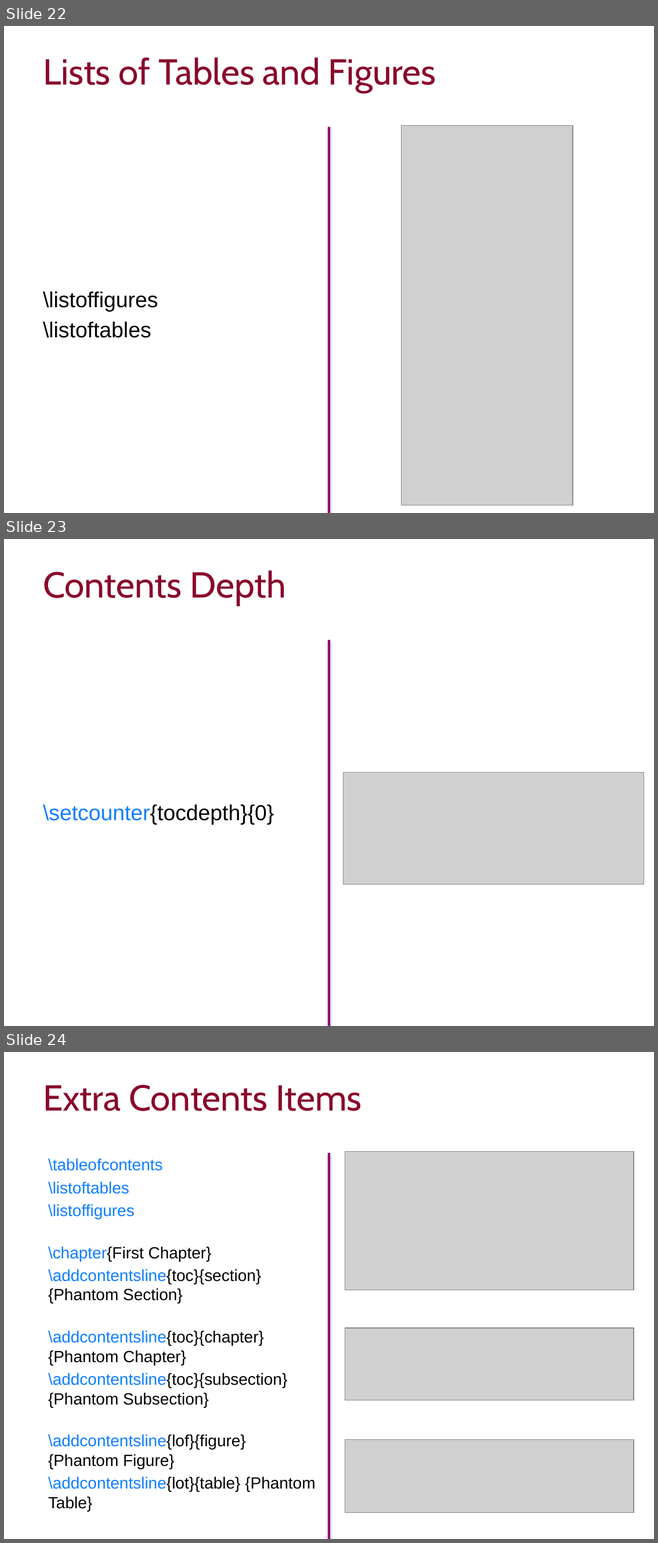
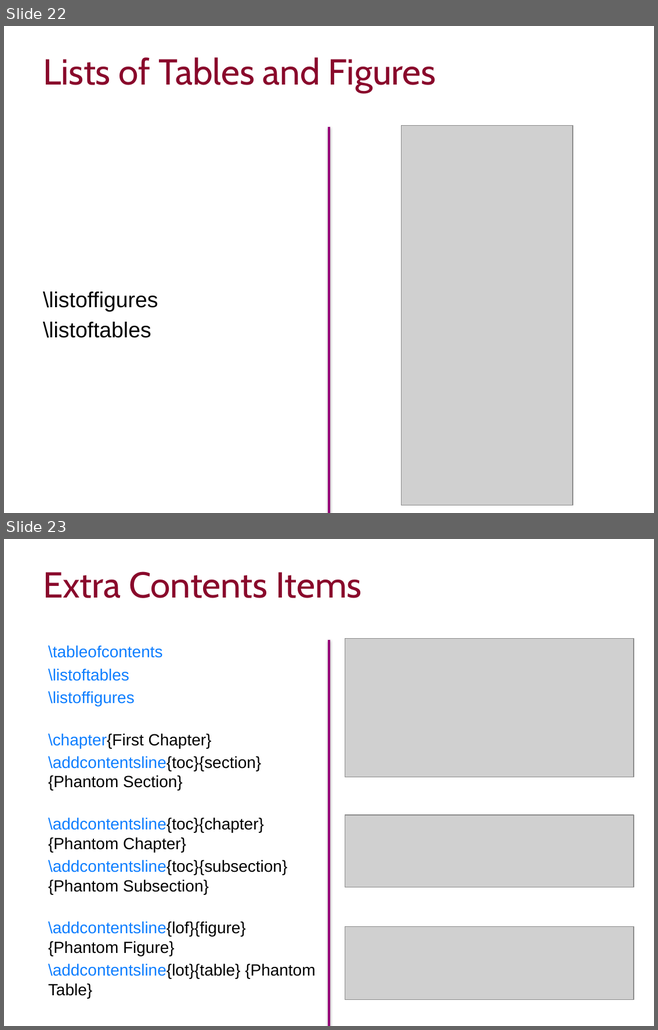
Before and after one commit to ImperialCollegeLondon/RCDS-writing-theses-in-latex, a slide deck: Writing Theses in Latex Slides.pptx. Shown one above the other, each under a label of ours: slides 22, 23 and 24 before the commit, slides 22 and 23 after it. The pictures are 658x1543 and 658x1030 pixels, drawn with LibreOffice and Linux fonts; fonts in the diff are those of the drawing; grey boxes stand for pictures; background and template pictures are left out. Boxes give left, top, right and bottom in pixels: in the first picture for what was removed or moved away, otherwise in the second. Text is boxed around its words. In the diff, an @@ line names an element or a change of style, - is before the commit and + after.

Commit message:
Removed contents depth

```diff
--- a/Writing Theses in Latex Slides.pptx
+++ b/Writing Theses in Latex Slides.pptx
@@ slide 23 removed at bbox=[4, 539, 654, 1026], background #FFFFFF @@
@@ title removed at bbox=[43, 570, 286, 606] @@
-Contents Depth
@@ line removed from (329, 640) to (329, 1026) @@
@@ picture removed at bbox=[343, 772, 644, 885] @@
@@ text removed at bbox=[43, 805, 274, 824] @@
-\setcounter{tocdepth}{0}
@@ what was slide 24 is now slide 23 @@
```
